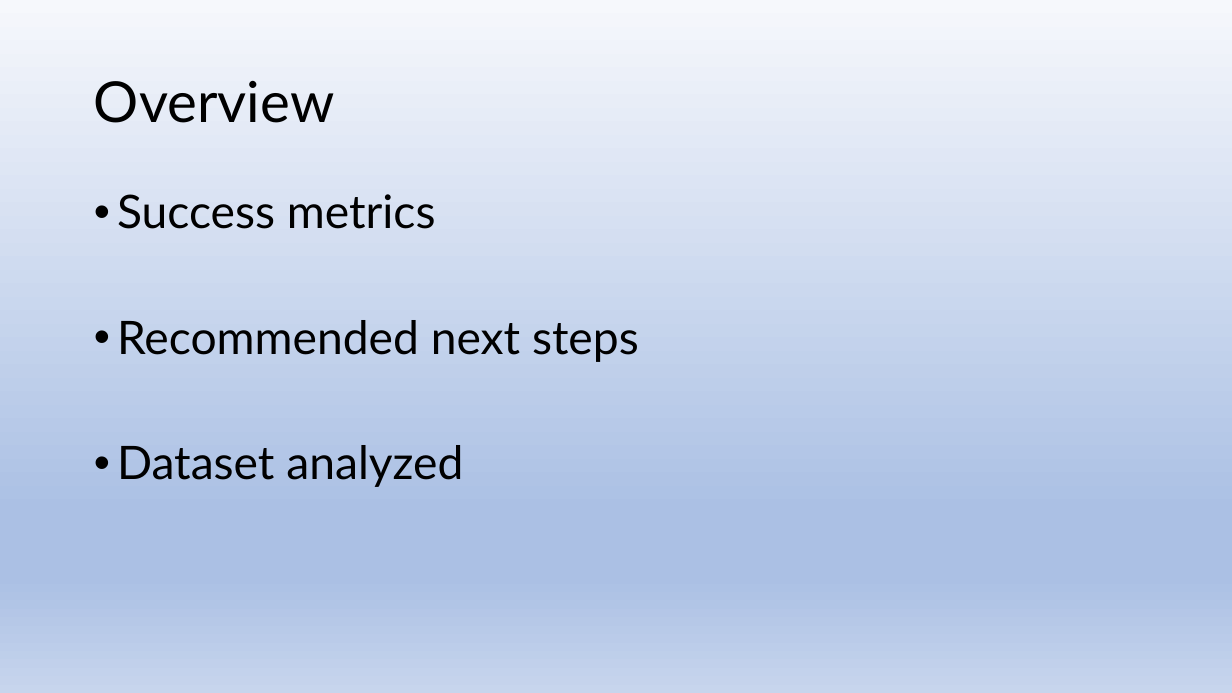
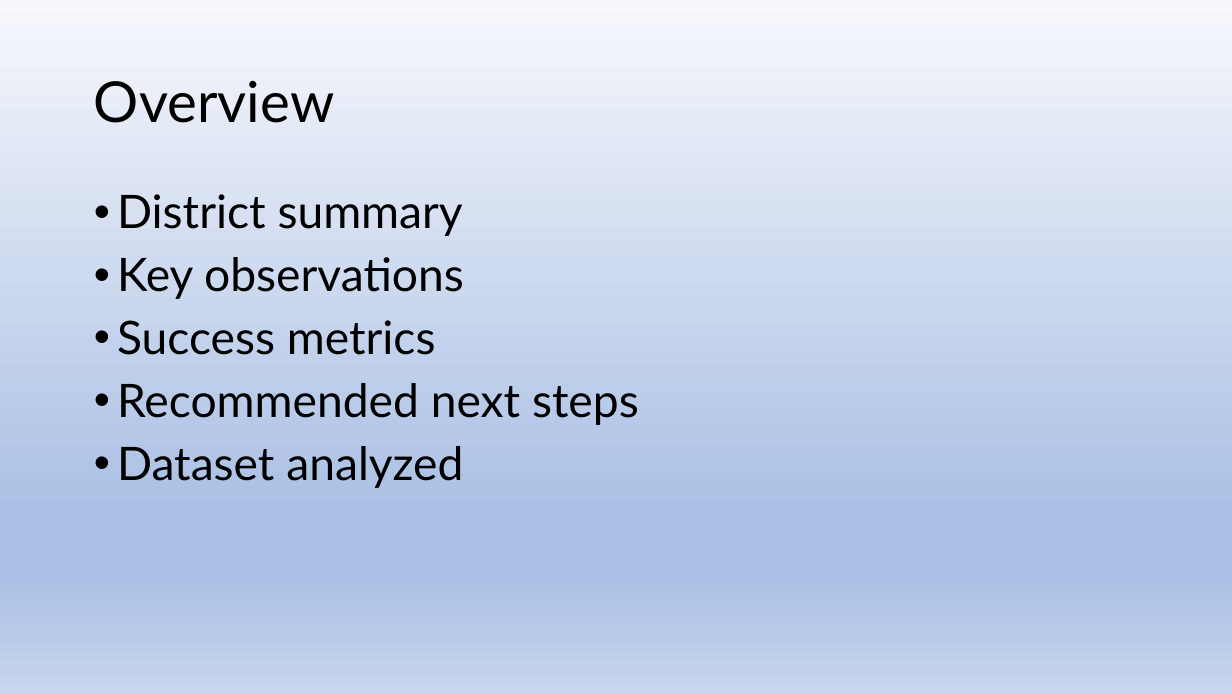
Before and after one commit to js816/tableau_school_district_analysis, a slide deck: slide 2 of School District Analysis.pptx. Drawn at 1232x693 pixels with LibreOffice and Linux fonts; fonts in the diff are those of the drawing. Boxes give left, top, right and bottom in pixels: in the first picture for what was removed or moved away, otherwise in the second. Text is boxed around its words. In the diff, an @@ line names an element or a change of style, - is before the commit and + after.

```diff
--- a/School District Analysis.pptx
+++ b/School District Analysis.pptx
@@ text at (x1=117, y1=194, x2=464, y2=299): paragraphs added @@
+• District summary
+• Key observations
```
Also in this commit, not shown: 4 other slides changed, 21 slides added, 1 slide removed, 1 other file.
